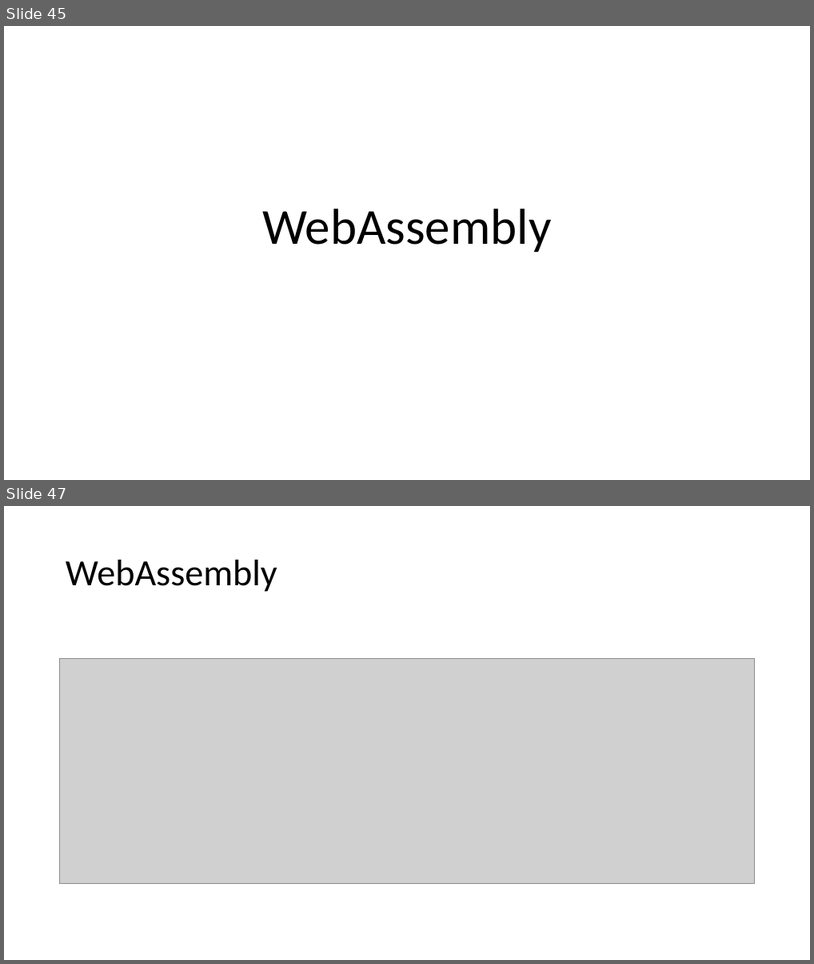
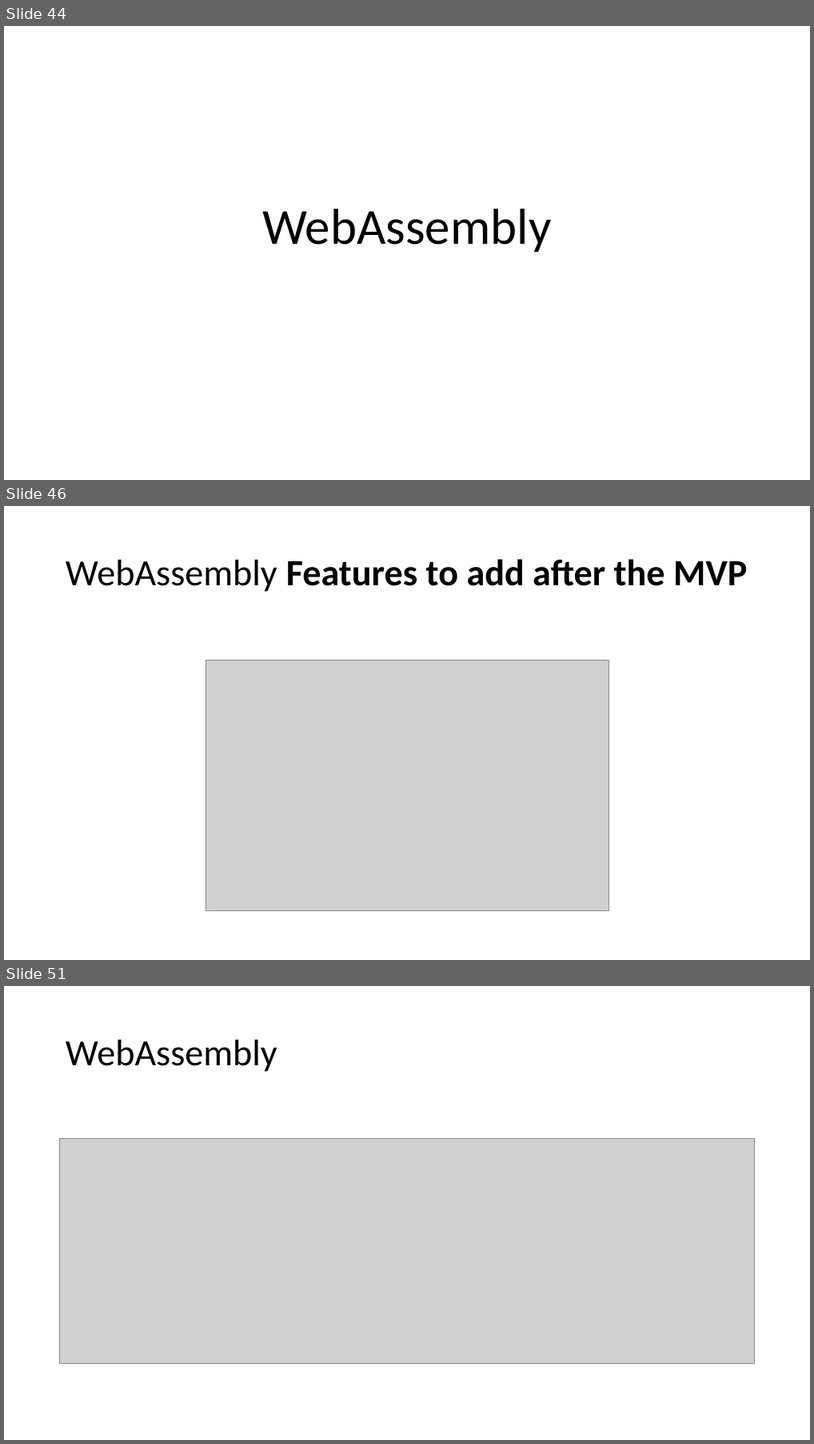
Before and after one commit to AGanyushkin/teraflops, a slide deck: conf.pptx. Shown one above the other, each under a label of ours: slides 45 and 47 before the commit, slides 44, 46 and 51 after it; the slides between them are not shown. The pictures are 814x964 and 814x1444 pixels, drawn with LibreOffice and Linux fonts; fonts in the diff are those of the drawing; grey boxes stand for pictures. Boxes give left, top, right and bottom in pixels: in the first picture for what was removed or moved away, otherwise in the second. Text is boxed around its words. In the diff, an @@ line names an element or a change of style, - is before the commit and + after.

```diff
--- a/conf.pptx
+++ b/conf.pptx
@@ slide 46 added at [4, 506, 810, 960], background #FFFFFF @@
@@ title added at [66, 559, 747, 592], 44 pt, text #000000, bold @@
+WebAssembly Features to add after the MVP
@@ picture added at [206, 660, 609, 910] @@
@@ what was slide 45 is now slide 44 @@
@@ what was slide 47 is now slide 51 @@
```
Also in this commit, not shown: 4 slides changed, 4 other slides added, 1 slide removed.
